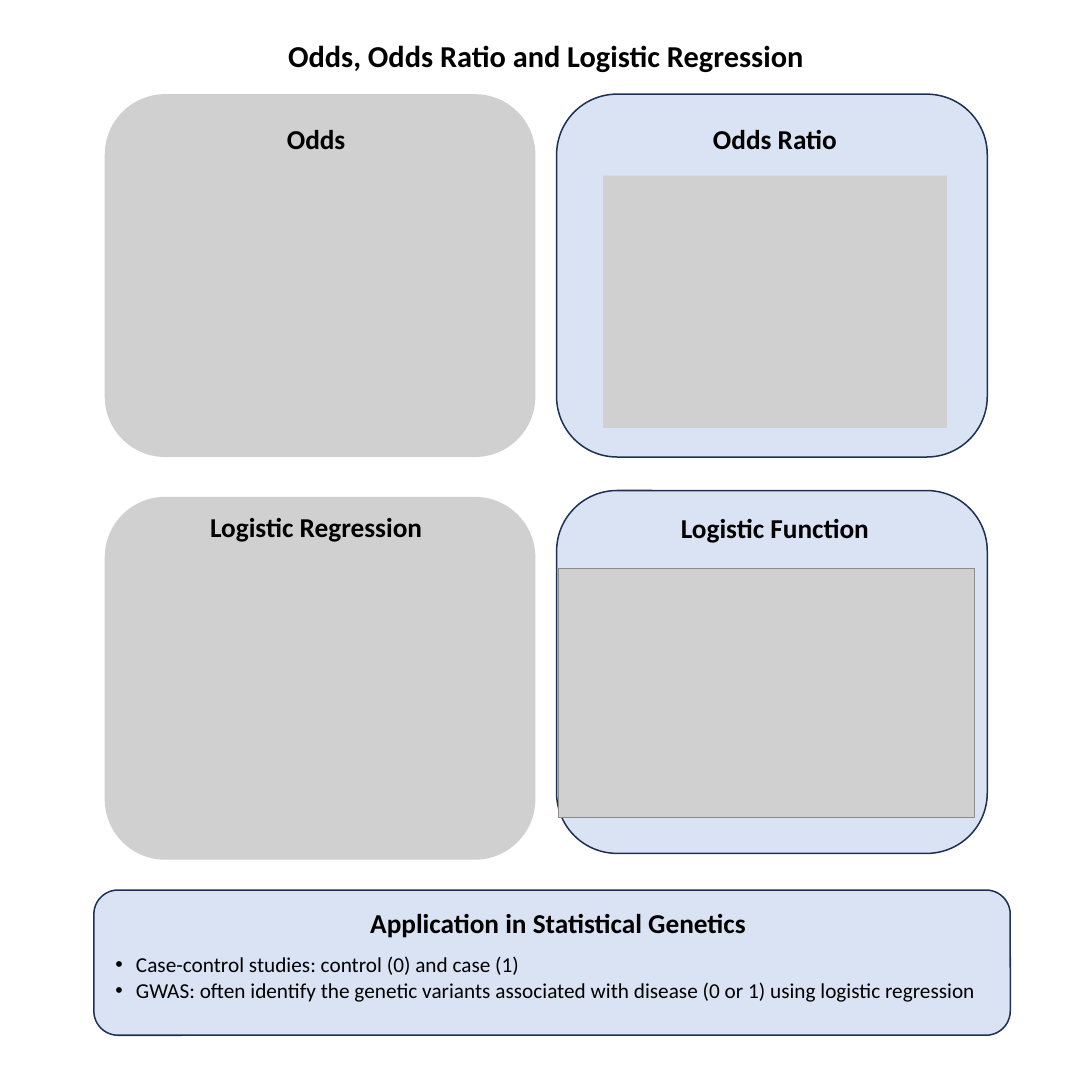
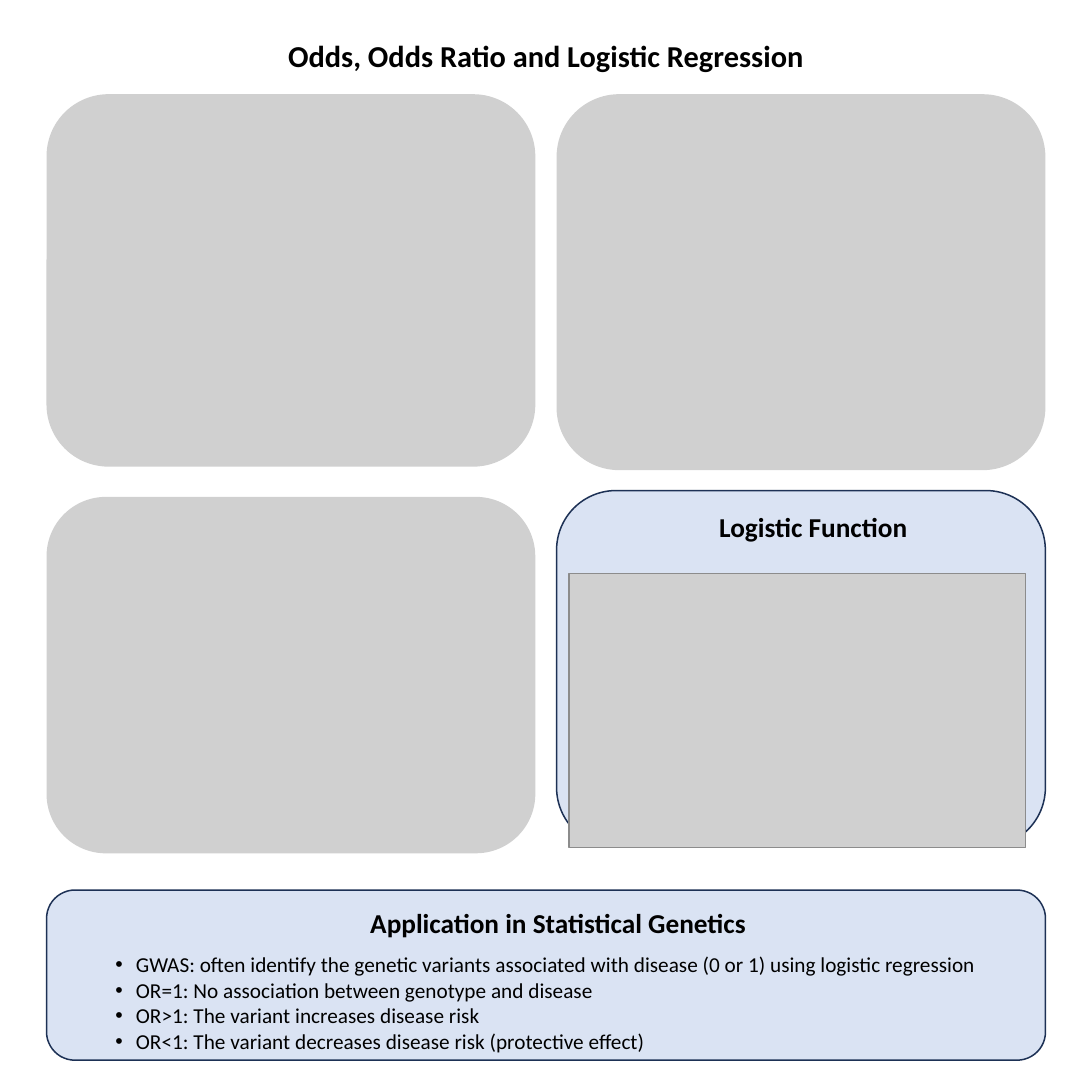
Before and after one commit to StatFunGen/statgen-prerequisites, a slide deck: slide 8 of graphical_summary/slides.pptx. Drawn at 1092x1092 pixels with LibreOffice and Linux fonts; fonts in the diff are those of the drawing; grey boxes stand for pictures. Boxes give left, top, right and bottom in pixels: in the first picture for what was removed or moved away, otherwise in the second. Text is boxed around its words. In the diff, an @@ line names an element or a change of style, - is before the commit and + after.

```diff
--- a/graphical_summary/slides.pptx
+++ b/graphical_summary/slides.pptx
@@ picture: place and size @@
-picture at [105, 94, 535, 456]
+picture at [47, 94, 536, 466]
@@ rounded rectangle removed at [557, 94, 987, 456] @@
@@ picture added at [557, 94, 1046, 470] @@
@@ text removed at [287, 130, 346, 149] @@
-Odds
@@ text removed at [713, 130, 837, 150] @@
-Odds Ratio
@@ picture removed at [603, 176, 947, 428] @@
@@ picture: place and size @@
-picture at [105, 497, 535, 859]
+picture at [47, 497, 536, 853]
@@ text "Logistic Function": place and size @@
-text "Logistic Function" at [681, 519, 868, 543]
+text "Logistic Function" at [719, 518, 907, 542]
@@ rounded rectangle: place and size @@
-rounded rectangle at [557, 490, 987, 853]
+rounded rectangle at [557, 490, 1046, 846]
@@ text removed at [210, 518, 422, 542] @@
-Logistic Regression
@@ picture: place and size @@
-picture at [558, 568, 974, 818]
+picture at [569, 573, 1025, 847]
@@ rounded rectangle: place and size @@
-rounded rectangle at [94, 890, 1010, 1035]
+rounded rectangle at [47, 890, 1046, 1060]
@@ text at [136, 956, 519, 975]: paragraph removed @@
-• Case-control studies: control (0) and case (1)
@@ text at [136, 983, 644, 1053]: paragraphs added @@
+• OR=1: No association between genotype and disease
+• OR>1: The variant increases disease risk
+• OR<1: The variant decreases disease risk (protective effect)
```
Also in this commit, not shown: 10 other slides changed, 55 other files.
